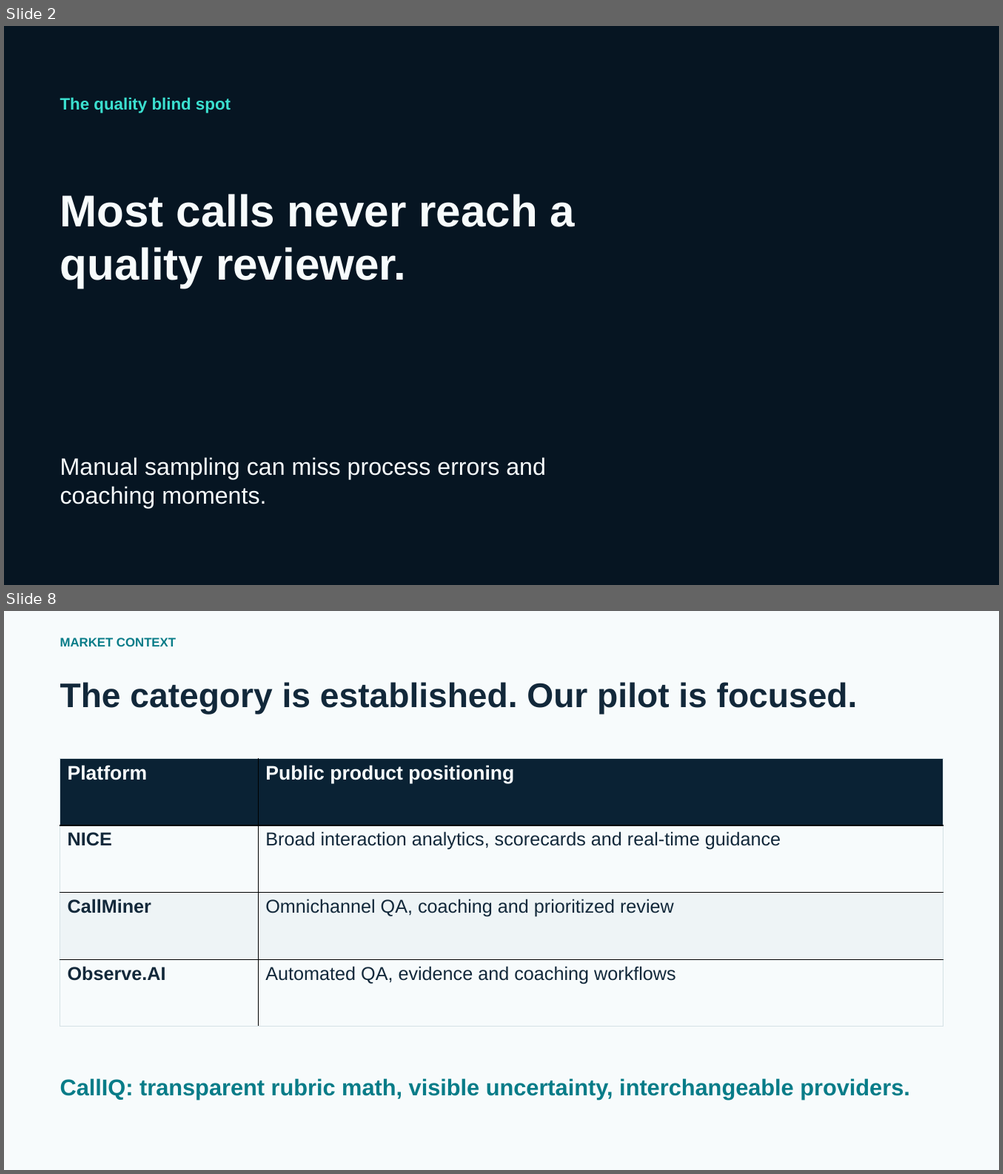
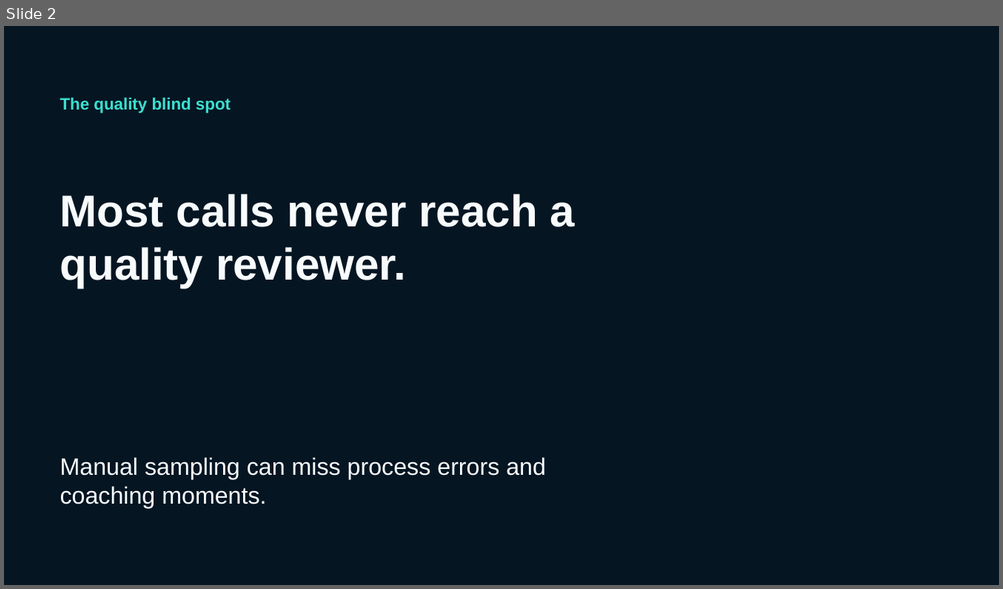
Before and after one commit to XTEP63/calliq-ai, a slide deck: presentation/output/CallIQ-innovation-demo.pptx. Shown one above the other, each under a label of ours: slides 2 and 8 before the commit, slide 2 after it; the slides between them are not shown. The pictures are 1003x1174 and 1003x589 pixels, drawn with LibreOffice and Linux fonts; fonts in the diff are those of the drawing; background and template pictures are left out. Boxes give left, top, right and bottom in pixels: in the first picture for what was removed or moved away, otherwise in the second. Text is boxed around its words. In the diff, an @@ line names an element or a change of style, - is before the commit and + after.

Commit message:
Revise CallIQ pitch deck for solo product story

```diff
--- a/presentation/output/CallIQ-innovation-demo.pptx
+++ b/presentation/output/CallIQ-innovation-demo.pptx
@@ slide 8 removed at bbox=[4, 611, 999, 1170], background #F7FBFC @@
@@ text removed at bbox=[60, 638, 176, 647] @@
-MARKET CONTEXT
@@ text removed at bbox=[60, 682, 857, 714] @@
-The category is established. Our pilot is focused.
@@ table removed at bbox=[60, 759, 943, 1027], 4 rows, 2 columns @@
-Platform | Public product positioning
-NICE | Broad interaction analytics, scorecards and real-time guidance
-CallMiner | Omnichannel QA, coaching and prioritized review
-Observe.AI | Automated QA, evidence and coaching workflows
@@ text removed at bbox=[60, 1079, 910, 1100] @@
-CallIQ: transparent rubric math, visible uncertainty, interchangeable providers.
```
Also in this commit, not shown: 2 slides changed, 8 slides added, 7 other slides removed, 5 other files.
